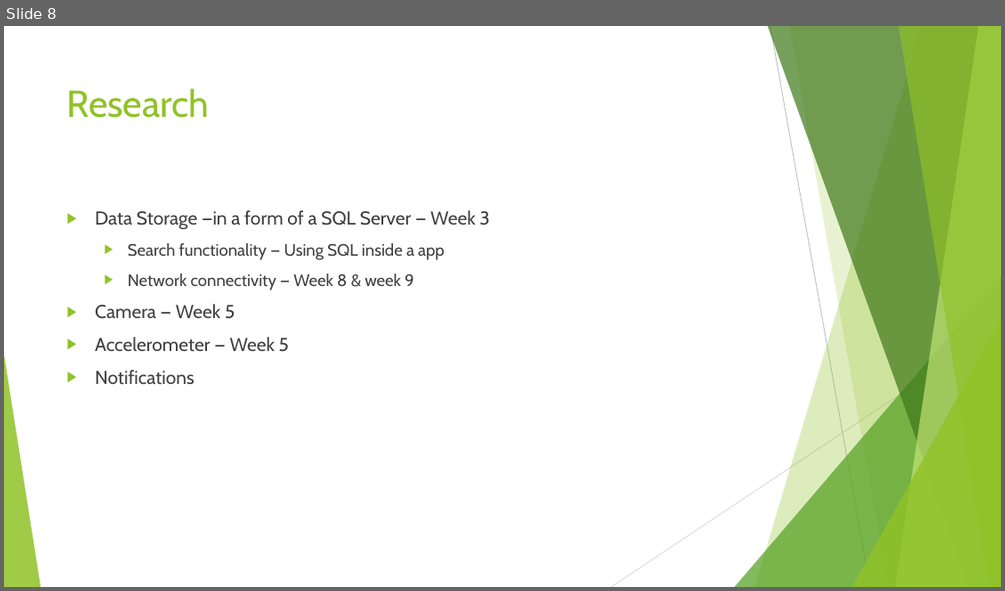
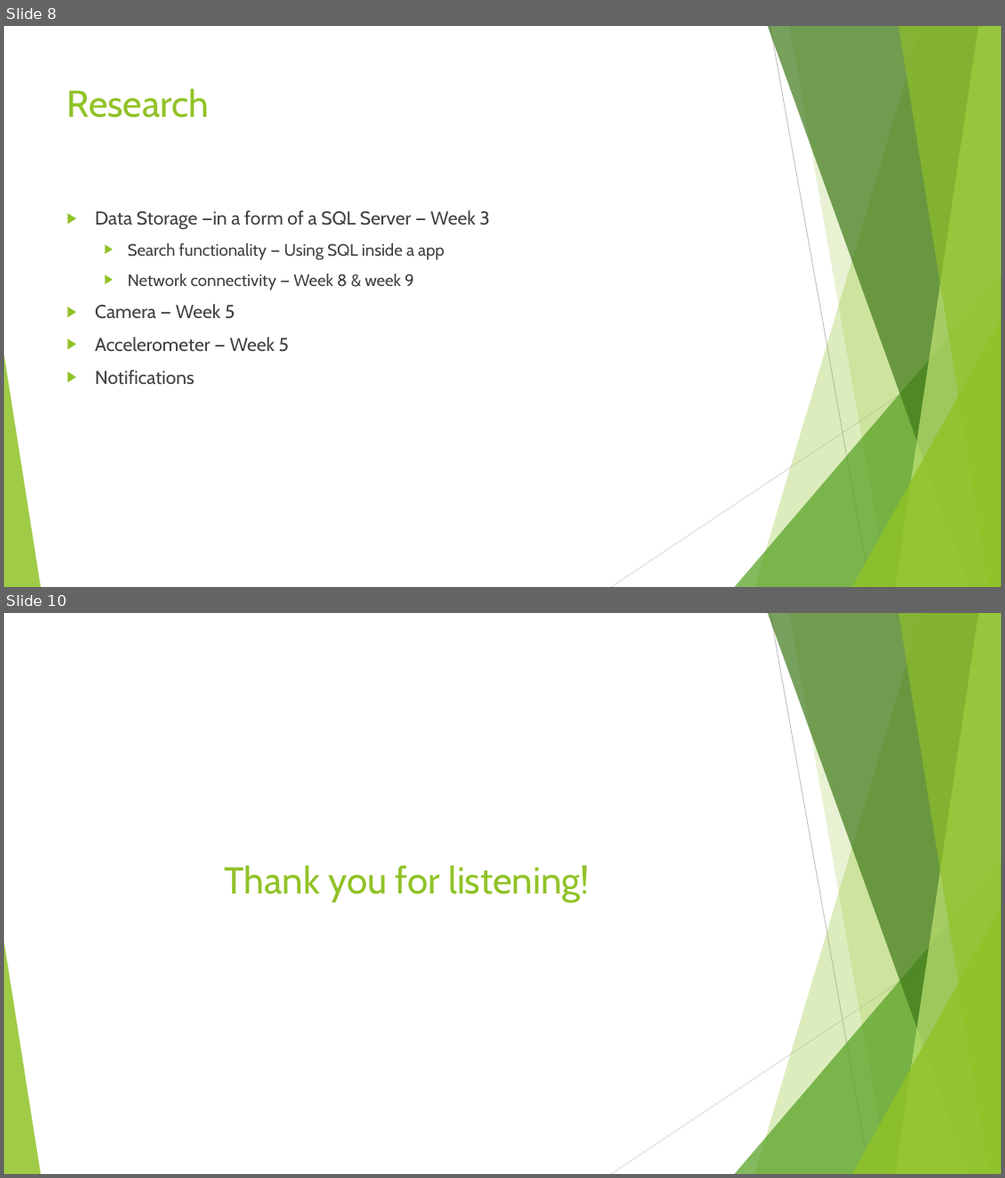
Before and after one commit to jjvanvuren/MediClip, a slide deck: MediClip Presentation.pptx. Shown one above the other, each under a label of ours: slide 8 before the commit, slides 8 and 10 after it; the slides between them are not shown. The pictures are 1005x591 and 1005x1178 pixels, drawn with LibreOffice and Linux fonts; fonts in the diff are those of the drawing. Boxes give left, top, right and bottom in pixels: in the first picture for what was removed or moved away, otherwise in the second. Text is boxed around its words. In the diff, an @@ line names an element or a change of style, - is before the commit and + after.

```diff
--- a/MediClip Presentation.pptx
+++ b/MediClip Presentation.pptx
@@ slide 10 added at box(4, 613, 1001, 1174), background #FFFFFF; not listed: 10 template elements that a slide beside it also shows @@
@@ title added at box(225, 865, 590, 901), 36 pt, text #90C226 @@
+Thank you for listening!
```
Also in this commit, not shown: 1 slide changed.
